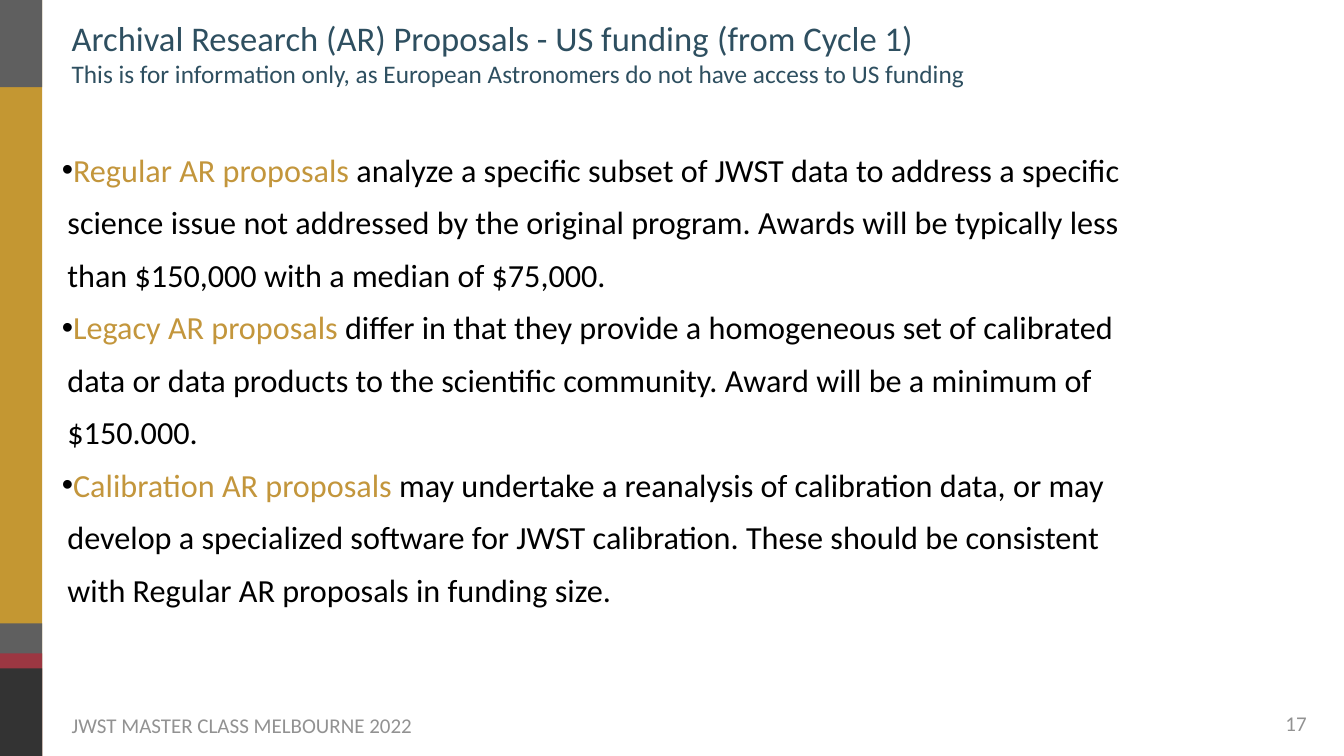
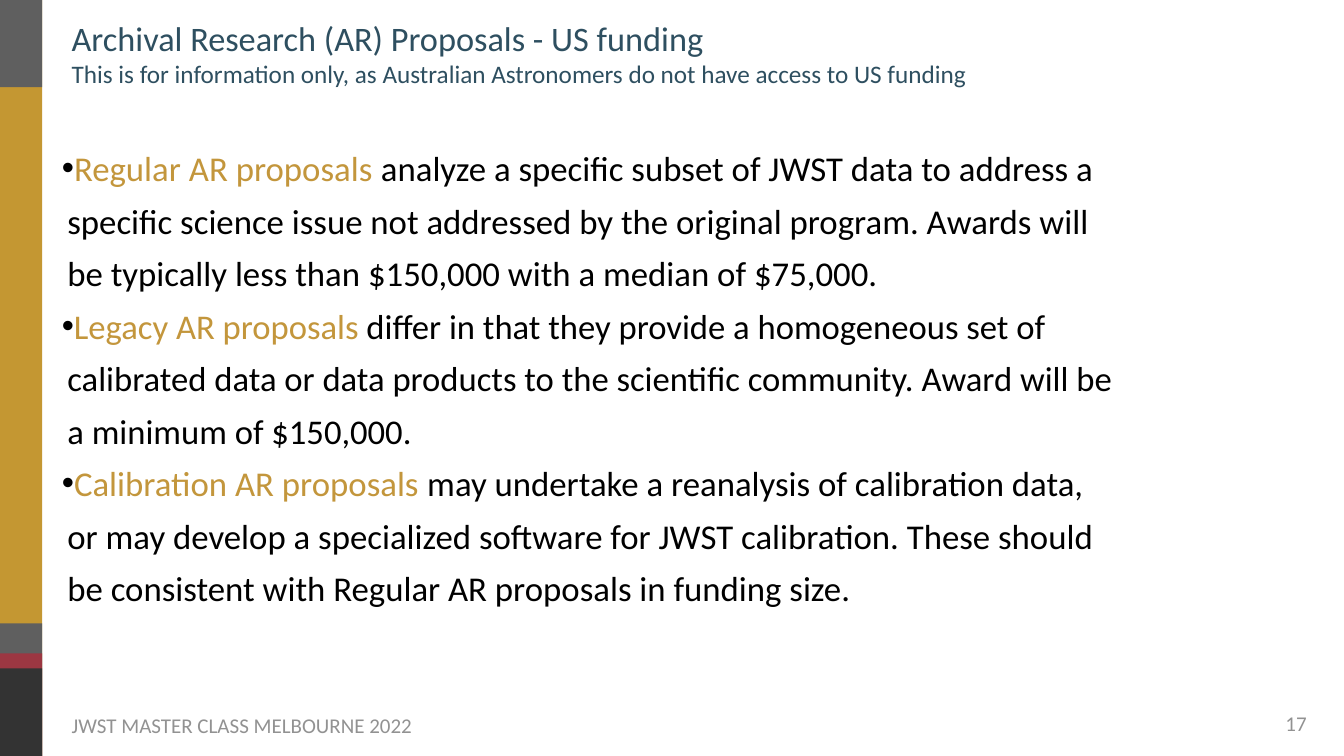
Before and after one commit to themiyan/jwst_masterclass_melbourne_2022, a slide deck: slide 17 of Presentations_Main/03_JWST_Cycle2_Proposals.pptx. Drawn at 1344x756 pixels with LibreOffice and Linux fonts; fonts in the diff are those of the drawing; background and template pictures are left out. Boxes give left, top, right and bottom in pixels: in the first picture for what was removed or moved away, otherwise in the second. Text is boxed around its words. In the diff, an @@ line names an element or a change of style, - is before the commit and + after.

Commit message:
Updates for cycle 2

```diff
--- a/Presentations_Main/03_JWST_Cycle2_Proposals.pptx
+++ b/Presentations_Main/03_JWST_Cycle2_Proposals.pptx
@@ title at [72, 26, 965, 88]: text changed; size 36.1 to 36 pt @@
-Archival Research (AR) Proposals - US funding (from Cycle 1)
-This is for information only, as European Astronomers do not have access to US funding
+Archival Research (AR) Proposals - US funding
+This is for information only, as Australian Astronomers do not have access to US funding
@@ text at [67, 157, 1093, 607]: size 46 to 49.7 pt in "Regular AR proposals analyze a specific subset ...", "Calibration AR proposals may undertake a reanalysis ..." @@
@@ text at [67, 315, 1111, 449]: text changed; size 46 to 49.5 pt @@
-• Legacy AR proposals differ in that they provide a homogeneous set of calibrated data or data products to the scientific community. Award will be a minimum of $150.000.
+• Legacy AR proposals differ in that they provide a homogeneous set of calibrated data or data products to the scientific community. Award will be a minimum of $150,000.
```
Also in this commit, not shown: 11 other slides changed, 1 slide added.
